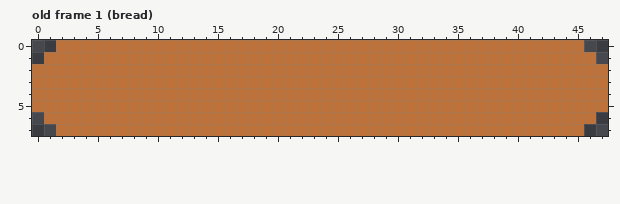
Edited in one commit: pixel-art file (assets/ingredients.ase). This is how it looked before the edit.
48x8 pixels, 6 frames. Shown: old frame 1 (bread).
Now the later version:
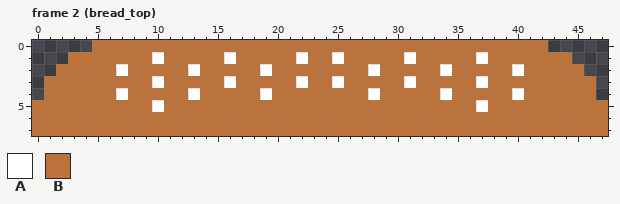
Palette (. is transparent): A #ffffff  B #bd723c
A new or re-ordered frame is compared with the old frame closest to it.
The commit says: [ingredients] Add a different top bun
Difference:
frames 6 -> 7
--- frame 2 (bread_top) is new; against old frame 1 (bread)
@@ x 0..47 @@
-0 ..BBBBBBBBBBBBBBBBBBBBBBBBBBBBBBBBBBBBBBBBBBBB..
-1 .BBBBBBBBBBBBBBBBBBBBBBBBBBBBBBBBBBBBBBBBBBBBBB.
-2 BBBBBBBBBBBBBBBBBBBBBBBBBBBBBBBBBBBBBBBBBBBBBBBB
-3 BBBBBBBBBBBBBBBBBBBBBBBBBBBBBBBBBBBBBBBBBBBBBBBB
-4 BBBBBBBBBBBBBBBBBBBBBBBBBBBBBBBBBBBBBBBBBBBBBBBB
-5 BBBBBBBBBBBBBBBBBBBBBBBBBBBBBBBBBBBBBBBBBBBBBBBB
-6 .BBBBBBBBBBBBBBBBBBBBBBBBBBBBBBBBBBBBBBBBBBBBBB.
-7 ..BBBBBBBBBBBBBBBBBBBBBBBBBBBBBBBBBBBBBBBBBBBB..
+0 .....BBBBBBBBBBBBBBBBBBBBBBBBBBBBBBBBBBBBBB.....
+1 ...BBBBBBBABBBBBABBBBBABBABBBBBABBBBBABBBBBBB...
+2 ..BBBBBABBBBBABBBBBABBBBBBBBABBBBBABBBBBABBBBB..
+3 .BBBBBBBBBABBBBBABBBBBABBABBBBBABBBBBABBBBBBBBB.
+4 .BBBBBBABBBBBABBBBBABBBBBBBBABBBBBABBBBBABBBBBB.
+5 BBBBBBBBBBABBBBBBBBBBBBBBBBBBBBBBBBBBABBBBBBBBBB
+6 BBBBBBBBBBBBBBBBBBBBBBBBBBBBBBBBBBBBBBBBBBBBBBBB
+7 BBBBBBBBBBBBBBBBBBBBBBBBBBBBBBBBBBBBBBBBBBBBBBBB
